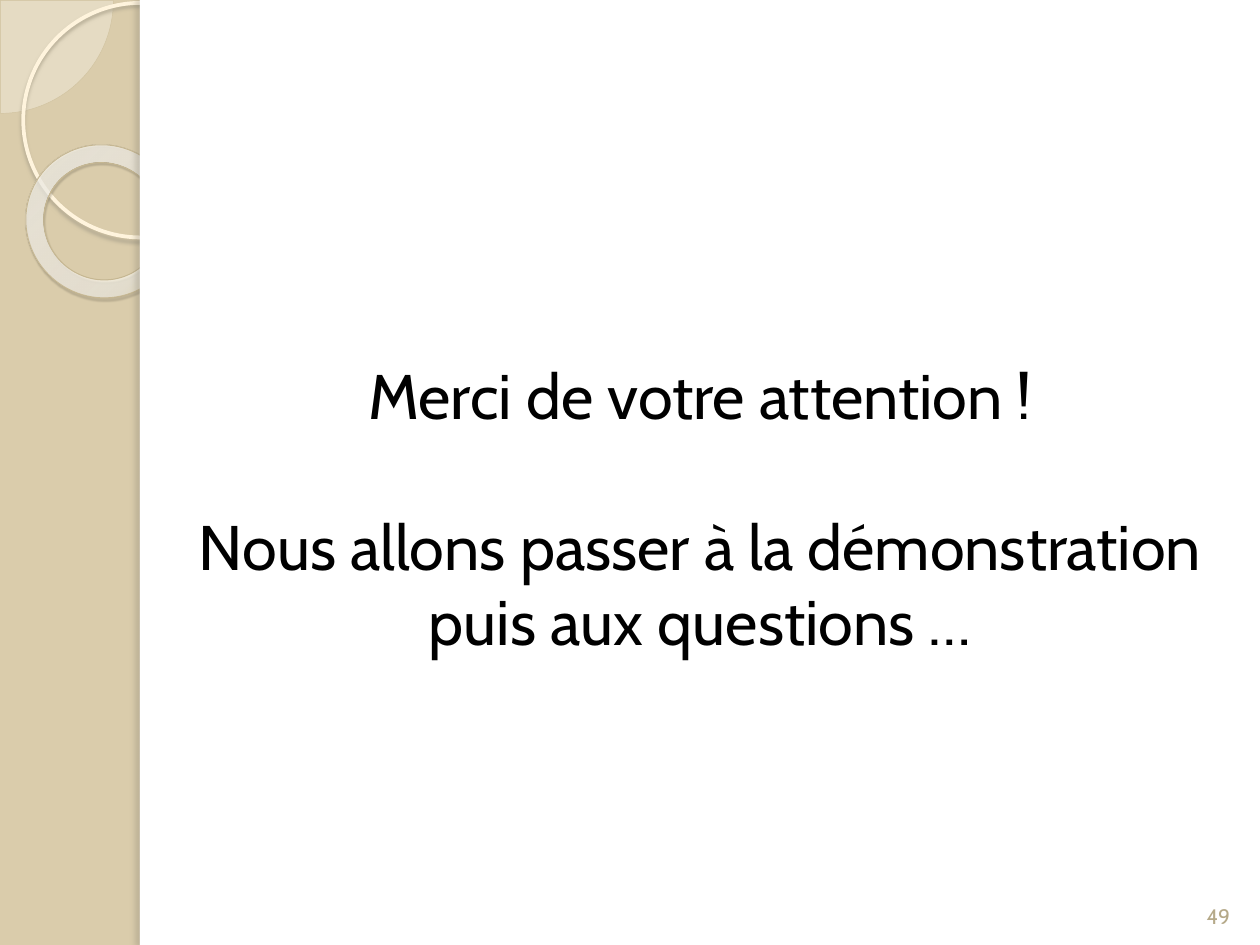
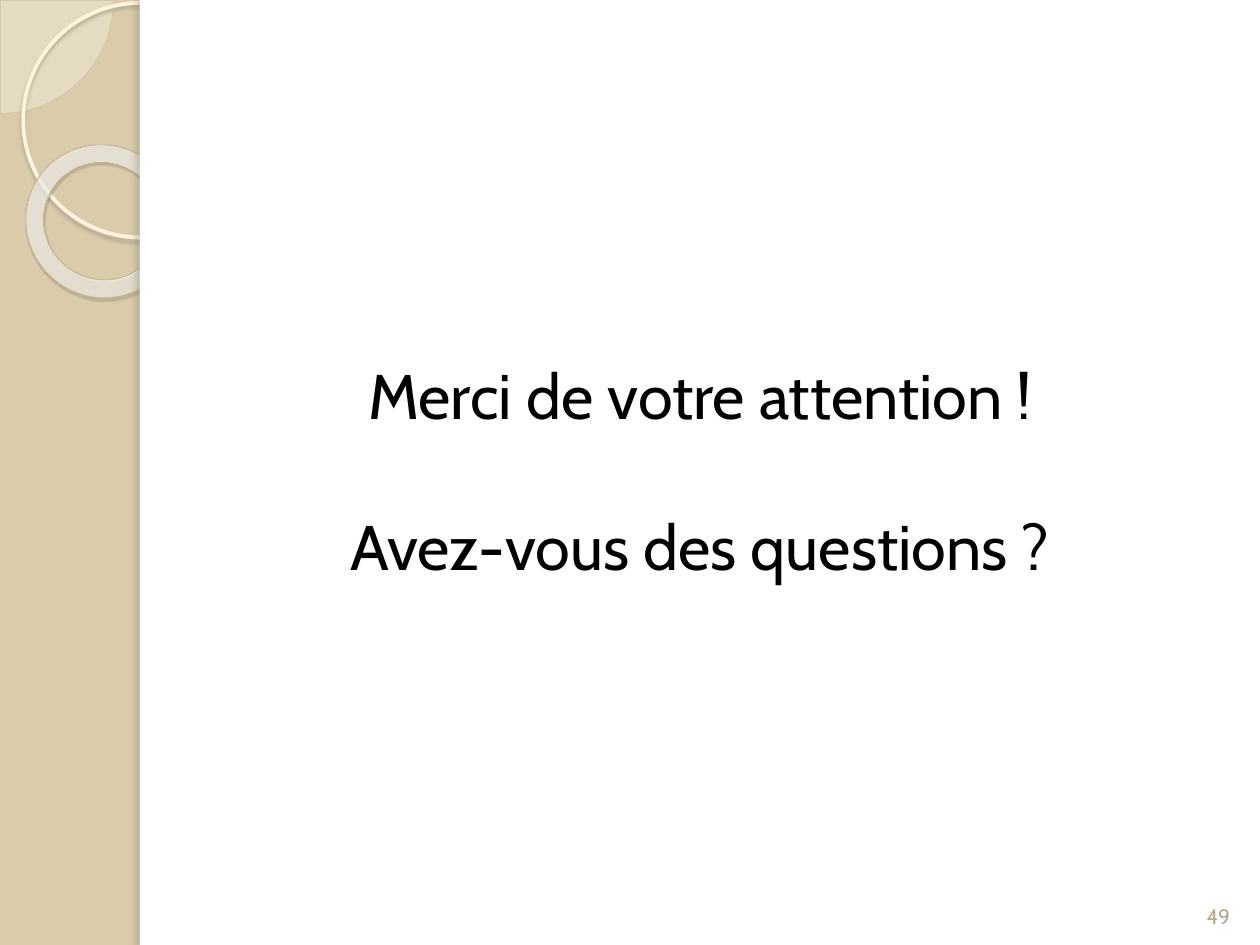
Before and after one commit to Patre/Energy-saving-in-sensors--networks, a slide deck: slide 49 of Redaction/Presentation/pres.pptx. Drawn at 1260x945 pixels with LibreOffice and Linux fonts; fonts in the diff are those of the drawing. Boxes give left, top, right and bottom in pixels: in the first picture for what was removed or moved away, otherwise in the second. Text is boxed around its words. In the diff, an @@ line names an element or a change of style, - is before the commit and + after.

```diff
--- a/Redaction/Presentation/pres.pptx
+++ b/Redaction/Presentation/pres.pptx
@@ text at (x1=351, y1=522, x2=1008, y2=585): text changed @@
-Nous allons passer à la démonstration puis aux questions …
+Avez-vous des questions ?
```
Also in this commit, not shown: 3 other slides changed, 1 slide added, 1 slide removed.
